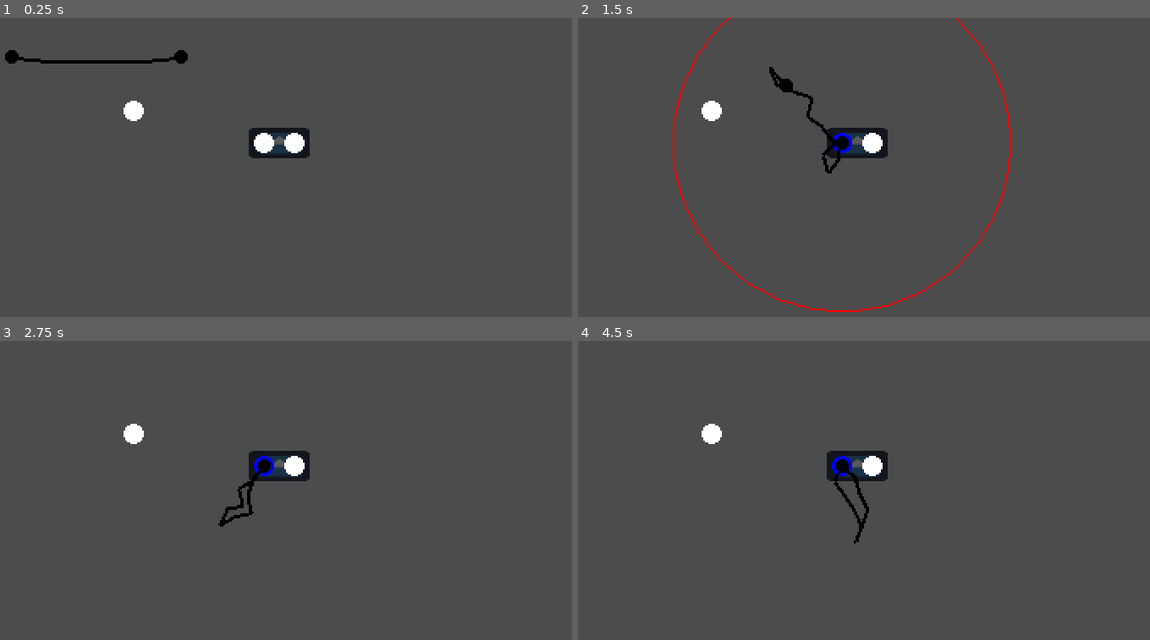
Above: before the commit, frames 1-4 (two rows, left to right).
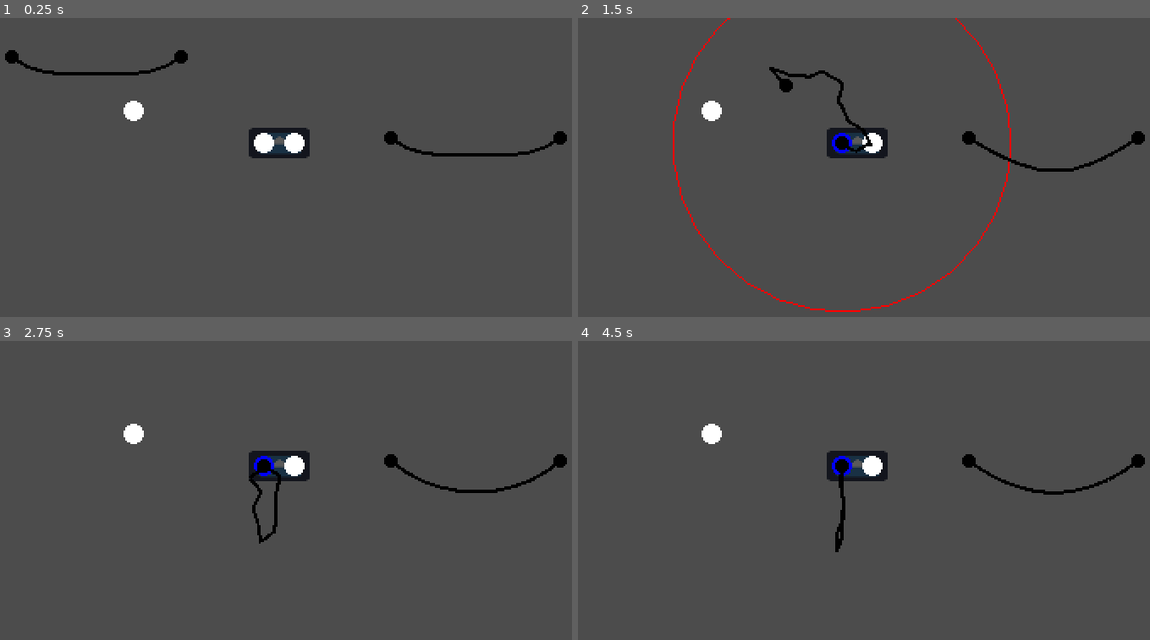
Above: after the commit, the same moments.

Repository: leogeier/faraday-uncaged
Game: Godot game, scene res://scenes/leo_test_scene.tscn
Two runs of this game, one before a commit and one after it. Both use one fixed random seed, a clock stepped at 60 frames per second and the inputs below. The engine's default icon, where the game draws it, is replaced by a stand-in: a white triangle on a blue panel in a dark square.
Inputs (mouse positions are in pixels of both pictures, inside the frame that each line leads up to):
- Up to frame 1 (0.25 s): no input
- Up to frame 2 (1.5 s): drag from (589, 56) to (841, 143) at 0.52 s; drag from (761, 56) to (841, 143) at 1.27 s
- Up to frame 3 (2.75 s): move the mouse to (366, 436) at 2.02 s; click (366, 436) at 2.17 s
- Up to frame 4 (4.5 s): drag from (841, 577) to (869, 466) at 2.77 s; move the mouse to (1081, 559) at 3.52 s; click (1081, 559) at 3.67 s; drag from (675, 460) to (841, 466) at 4.27 s

The runs differ from the first frame. In frame 1, 1.1% of the frame differs, in the area x 2-100%, y 12-47%; in frame 2, 1.2%, in the area x 33-100%, y 16-52%; in frame 3, 1.1%; in frame 4, 1.0%.

Commit message:
naive and faulty constraint solver for hub positioning

Diff:
--- a/game/scenes/cable/cable_segment.tscn
+++ b/game/scenes/cable/cable_segment.tscn
@@ -8,6 +8,7 @@
 [node name="CableSegment" type="RigidBody2D"]
 collision_layer = 0
 collision_mask = 0
+gravity_scale = 3.73
 script = ExtResource( 2 )
 
 [node name="StartPosition" type="Position2D" parent="."]
--- a/game/scenes/cable/plug.gd
+++ b/game/scenes/cable/plug.gd
@@ -3,10 +3,10 @@
 var counterpart setget set_counterpart
 var cable_length
 var debug_viz
+var cable_radius_viz_enabled = false setget set_cable_radius_viz_enabled
 
 var is_dragging = false
 var desired_position
-var cable_radius_viz_enabled = false
 var dragged_over_port
 var current_port
 
@@ -18,6 +18,10 @@
 	counterpart.connect("started_dragging", self, "counterpart_started_dragging")
 	counterpart.connect("stopped_dragging", self, "counterpart_stopped_dragging")
 
+func set_cable_radius_viz_enabled(value):
+	cable_radius_viz_enabled = value
+	update()
+
 func get_start_position():
 	return position
 
@@ -25,12 +29,10 @@
 	return get_start_position()
 
 func counterpart_started_dragging():
-	cable_radius_viz_enabled = true
-	update()
+	set_cable_radius_viz_enabled(true)
 
 func counterpart_stopped_dragging():
-	cable_radius_viz_enabled = false
-	update()
+	set_cable_radius_viz_enabled(false)
 
 func insert_into_port(port):
 	position = port.position
@@ -42,6 +44,9 @@
 func on_area_exited(area):
 	if !area.is_in_group("port"):
 		return
+
+func can_connect_to_port(port):
+	return port.can_accept_plug() and counterpart.global_position.distance_to(port.global_position) <= cable_length
 
 func _draw():
 	if debug_viz and cable_radius_viz_enabled:
@@ -81,7 +86,7 @@
 			if !area.is_in_group("port"):
 				continue
 			var port = area.get_port()
-			if !port.can_accept_plug():
+			if !can_connect_to_port(port):
 				continue
 
 			var distance = global_position.distance_squared_to(port.global_position)
--- a/game/scenes/hub/hub.gd
+++ b/game/scenes/hub/hub.gd
@@ -1,9 +1,49 @@
-extends Node2D
+extends Area2D
 
 export(String) var display_name = "Unnamed hub"
+
+var is_dragging = false
+var desired_position
 
 func get_port_count():
 	return $Ports.get_child_count()
 
 func get_display_name():
 	return display_name
+
+func get_connected_plugs():
+	var plugs = []
+	for port in $Ports.get_children():
+		if port.current_plug != null:
+			plugs.push_back(port.current_plug)
+	return plugs
+
+func _input(event):
+	if event is InputEventMouseMotion:
+		if is_dragging:
+			desired_position += event.relative
+
+			var adjusted_desired_position = desired_position
+			for plug in get_connected_plugs():
+				var plug_desired_position = adjusted_desired_position + plug.global_position - global_position
+				if plug_desired_position.distance_to(plug.counterpart.global_position) > plug.cable_length:
+					var new_plug_desired_position = plug.counterpart.global_position + plug.counterpart.global_position.direction_to(plug_desired_position) * plug.cable_length
+					var offset = new_plug_desired_position - plug_desired_position
+					adjusted_desired_position += offset
+#			else:
+#				position = desired_position
+			global_position = adjusted_desired_position.floor()
+
+	if event is InputEventMouseButton and !event.pressed:
+		is_dragging = false
+		emit_signal("stopped_dragging")
+		for plug in get_connected_plugs():
+				plug.cable_radius_viz_enabled = false
+
+func _input_event(_viewport, event, _shape_idx):
+	if event is InputEventMouseButton and event.button_index == BUTTON_LEFT and event.pressed:
+		is_dragging = true
+		desired_position = global_position
+		emit_signal("started_dragging")
+		for plug in get_connected_plugs():
+				plug.counterpart.cable_radius_viz_enabled = true
--- a/game/scenes/hub/hub2.tscn
+++ b/game/scenes/hub/hub2.tscn
@@ -1,10 +1,13 @@
-[gd_scene load_steps=4 format=2]
+[gd_scene load_steps=5 format=2]
 
 [ext_resource path="res://scenes/port/port.tscn" type="PackedScene" id=1]
 [ext_resource path="res://scenes/hub/hub.gd" type="Script" id=2]
 [ext_resource path="res://icon.png" type="Texture" id=3]
 
-[node name="Hub2" type="Node2D"]
+[sub_resource type="RectangleShape2D" id=1]
+extents = Vector2( 19, 10 )
+
+[node name="Hub2" type="Area2D"]
 script = ExtResource( 2 )
 
 [node name="Icon" type="Sprite" parent="."]
@@ -19,3 +22,6 @@
 
 [node name="Port2" parent="Ports" instance=ExtResource( 1 )]
 position = Vector2( 9, 0 )
+
+[node name="CollisionShape2D" type="CollisionShape2D" parent="."]
+shape = SubResource( 1 )
--- a/game/scenes/leo_test_scene.tscn
+++ b/game/scenes/leo_test_scene.tscn
@@ -17,3 +17,9 @@
 segment_length = 10
 cable_length = 100
 debug_viz = true
+
+[node name="Cable2" parent="." instance=ExtResource( 1 )]
+position = Vector2( 254, 71 )
+segment_length = 10
+cable_length = 100
+debug_viz = true
--- a/game/scenes/port/port.gd
+++ b/game/scenes/port/port.gd
@@ -1,6 +1,9 @@
 extends Node2D
 
 var current_plug
+
+signal start_dragging
+signal stopped_dragging
 
 func hover_with_plug(_plug):
 	modulate = Color.green
